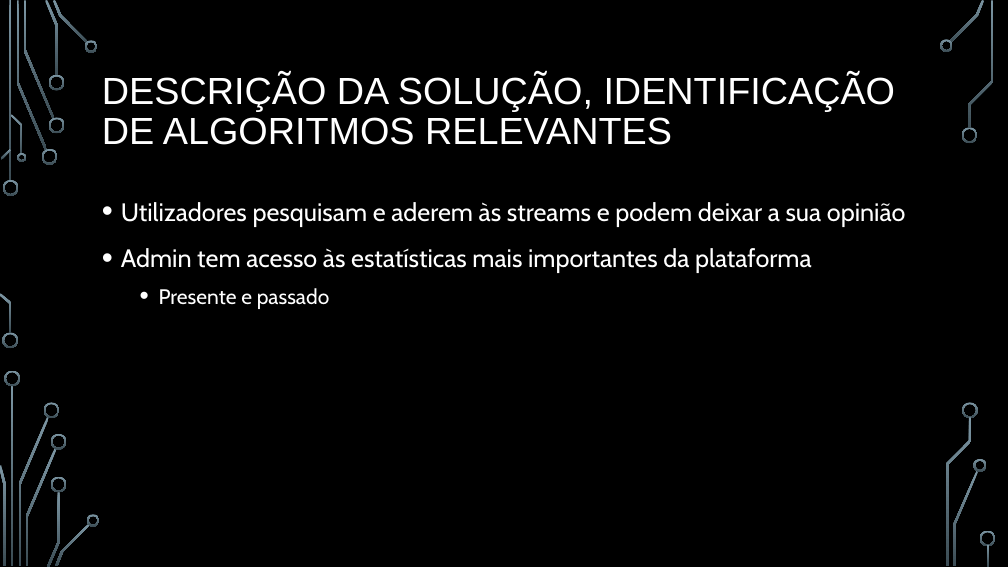
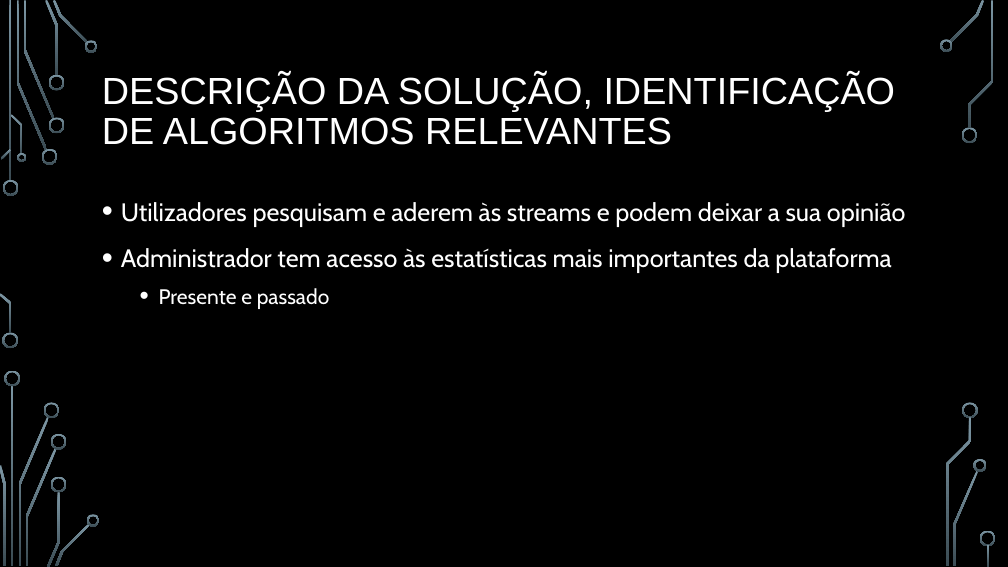
Before and after one commit to BrunoRosendo/StreamZ-AEDA-proj-, a slide deck: slide 5 of StreamZ.pptx. Drawn at 1008x567 pixels with LibreOffice and Linux fonts; fonts in the diff are those of the drawing; background and template pictures are left out. Boxes give left, top, right and bottom in pixels: in the first picture for what was removed or moved away, otherwise in the second. Text is boxed around its words. In the diff, an @@ line names an element or a change of style, - is before the commit and + after.

```diff
--- a/StreamZ.pptx
+++ b/StreamZ.pptx
@@ text at <box>121,248,892,273</box>: text changed @@
-• Admin tem acesso às estatísticas mais importantes da plataforma
+• Administrador tem acesso às estatísticas mais importantes da plataforma
```
Also in this commit, not shown: 5 other slides changed.
